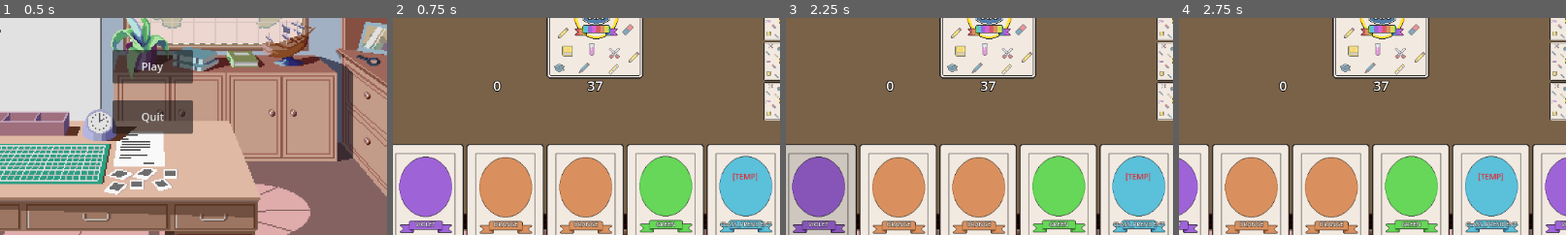
Above: before the commit, frames 1-4 (left to right).
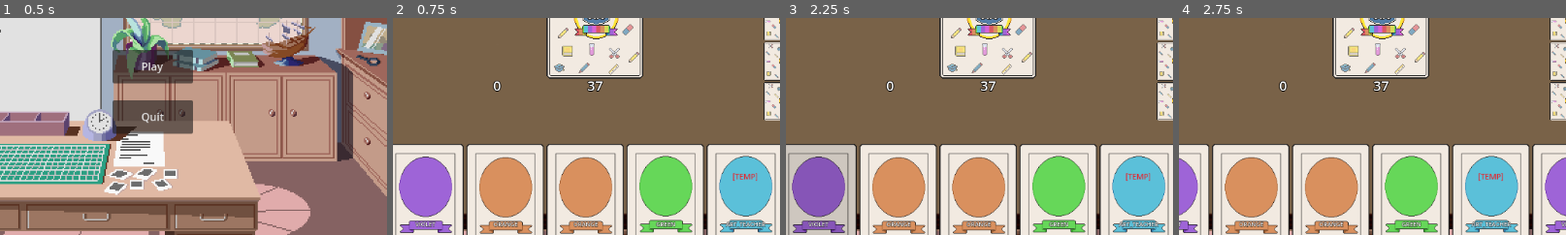
Above: after the commit, the same moments.

Repository: ludughetti/RainbowHigh
Game: Godot game, scene res://scenes/game/main_menu.tscn
The game is run twice, just before and just after one commit, with the same random seed, the same clock (stepped at 60 frames per second) and the same inputs.
Inputs:
- Up to frame 1 (0.5 s): no input
- Up to frame 2 (0.75 s): click "Play" at 0.5 s
- Up to frame 3 (2.25 s): click "BLUE" at 1.25 s; click "VIOLET" at 2 s
- Up to frame 4 (2.75 s): no input
The pictures show only the part of the screen within x 30-80%, y 39-89%; the shares and areas given below are measured in that part.

Frame 1 is identical in both runs. In frame 2, 0.2% of the frame differs, in the area x 84-98%, y 93-97%; in frame 3, 0.2%; in frame 4, 0.2%.

Commit message:
Added Art teacher

Diff:
--- a/scripts/game/game_manager.gd
+++ b/scripts/game/game_manager.gd
@@ -65,7 +65,7 @@
 		# TEMP ------------------
 		if player.player_name == "Player":
 			var special_card := CardCharacterData.new()
-			special_card.setup_card(CardConstants.CardCharacter.CLASS_PRESIDENT)
+			special_card.setup_card(CardConstants.CardCharacter.ART_TEACHER)
 			player.add_card_to_hand(special_card)
 
 		player.update_ui()
@@ -196,6 +196,9 @@
 			await apply_effect_theater_kid(player)
 		CardConstants.CardCharacter.CLASS_PRESIDENT:
 			await apply_effect_class_president(player)
+		CardConstants.CardCharacter.ART_TEACHER:
+			await apply_effect_art_teacher(player)
+
 
 func apply_effect_math_teacher(player: BasePlayer):
 	print("Math Teacher: Drawing 2 extra cards")
@@ -403,3 +406,47 @@
 		to_player.update_ui()
 
 		await enforce_hand_limit(to_player)
+
+func apply_effect_art_teacher(_player: BasePlayer):
+	print("Art Teacher: All players give 2 cards to the player on their right")
+
+	for i in range(players.size()):
+		var from_player: BasePlayer = players[i]
+		var to_player: BasePlayer = players[(i + 1) % players.size()]
+		var cards_to_give: Array[CardData] = []
+
+		if from_player.hand.size() == 0:
+			print("%s has no cards to give." % from_player.player_name)
+			continue
+
+		var num_cards: int = min(2, from_player.hand.size())
+
+		if from_player is AIPlayer:
+			for j in range(num_cards):
+				var card = (from_player as AIPlayer).pick_discard_card()
+				cards_to_give.append(card)
+		else:
+			print("%s must give %d card(s) to %s" % [from_player.player_name, num_cards, to_player.player_name])
+			for j in range(num_cards):
+				if from_player.hand.is_empty():
+					break
+				var selected_card: CardData = await from_player.action_requested
+				if selected_card != null:
+					cards_to_give.append(selected_card)
+
+		for card in cards_to_give:
+			from_player.discard_from_hand(card)
+			to_player.add_card_to_hand(card)
+
+			print("%s gave card to %s" % [from_player.player_name, to_player.player_name])
+
+			if card.card_type == CardConstants.CardType.CHARACTER:
+				await on_character_card_effect(
+					(card as CardCharacterData).character_type,
+					to_player
+				)
+
+		from_player.update_ui()
+		to_player.update_ui()
+
+		await enforce_hand_limit(to_player)
--- a/scripts/utils/card_assets_utils.gd
+++ b/scripts/utils/card_assets_utils.gd
@@ -39,7 +39,7 @@
 	CardConstants.CardCharacter.NOSEY: preload("res://assets/cards/character/nosey/NOSEY_Idle.png"),
 	CardConstants.CardCharacter.THEATER_KID: preload("res://assets/cards/character/theater_kid/THEATER_KID_Idle.png"),
 	CardConstants.CardCharacter.CLASS_PRESIDENT: preload("res://assets/cards/character/class_president/CLASS_PRESIDENT_Idle.png"),
-	#CardConstants.CardCharacter.ART_TEACHER: preload("res://assets/cards/character/ArtTeacher_Idle.png"),
+	CardConstants.CardCharacter.ART_TEACHER: preload("res://assets/cards/character/art_teacher/ART_TEACHER_Idle.png"),
 	#CardConstants.CardCharacter.BAD_BOY: preload("res://assets/cards/character/BadBoy_Idle.png"),
 	#CardConstants.CardCharacter.HISTORY_TEACHER: preload("res://assets/cards/character/HistoryTeacher_Idle.png")
 }
@@ -51,7 +51,7 @@
 	CardConstants.CardCharacter.NOSEY: preload("res://assets/cards/character/nosey/NOSEY_Hover.png"),
 	CardConstants.CardCharacter.THEATER_KID: preload("res://assets/cards/character/theater_kid/THEATER_KID_Hover.png"),
 	CardConstants.CardCharacter.CLASS_PRESIDENT: preload("res://assets/cards/character/class_president/CLASS_PRESIDENT_Hover.png"),
-	#CardConstants.CardCharacter.ART_TEACHER: preload("res://assets/cards/character/ArtTeacher_Idle.png"),
+	CardConstants.CardCharacter.ART_TEACHER: preload("res://assets/cards/character/art_teacher/ART_TEACHER_Hover.png"),
 	#CardConstants.CardCharacter.BAD_BOY: preload("res://assets/cards/character/BadBoy_Idle.png"),
 	#CardConstants.CardCharacter.HISTORY_TEACHER: preload("res://assets/cards/character/HistoryTeacher_Idle.png")
 }
@@ -63,7 +63,7 @@
 	CardConstants.CardCharacter.NOSEY: preload("res://assets/cards/character/nosey/NOSEY_Pressed.png"),
 	CardConstants.CardCharacter.THEATER_KID: preload("res://assets/cards/character/theater_kid/THEATER_KID_Pressed.png"),
 	CardConstants.CardCharacter.CLASS_PRESIDENT: preload("res://assets/cards/character/class_president/CLASS_PRESIDENT_Pressed.png"),
-	#CardConstants.CardCharacter.ART_TEACHER: preload("res://assets/cards/character/ArtTeacher_Idle.png"),
+	CardConstants.CardCharacter.ART_TEACHER: preload("res://assets/cards/character/art_teacher/ART_TEACHER_Pressed.png"),
 	#CardConstants.CardCharacter.BAD_BOY: preload("res://assets/cards/character/BadBoy_Idle.png"),
 	#CardConstants.CardCharacter.HISTORY_TEACHER: preload("res://assets/cards/character/HistoryTeacher_Idle.png")
 }
Binary file added: assets/cards/character/art_teacher/ART_TEACHER_Hover.png
Not shown, added: assets/cards/character/art_teacher/ART_TEACHER_Hover.png.import
Binary file added: assets/cards/character/art_teacher/ART_TEACHER_Idle.png
Not shown, added: assets/cards/character/art_teacher/ART_TEACHER_Idle.png.import
Binary file added: assets/cards/character/art_teacher/ART_TEACHER_Pressed.png
Not shown, added: assets/cards/character/art_teacher/ART_TEACHER_Pressed.png.import
